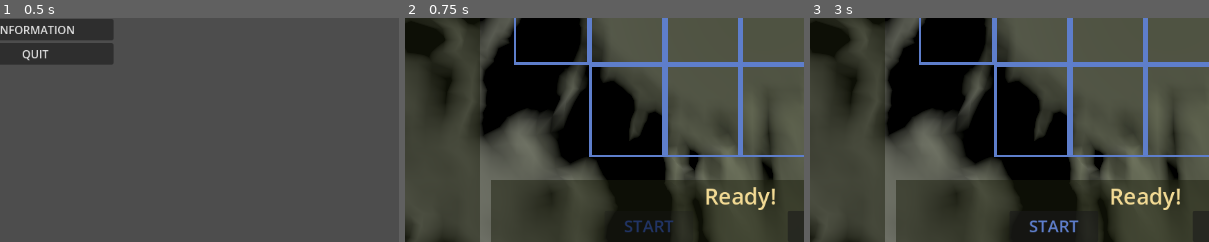
Above: before the commit, frames 1-3 (left to right).
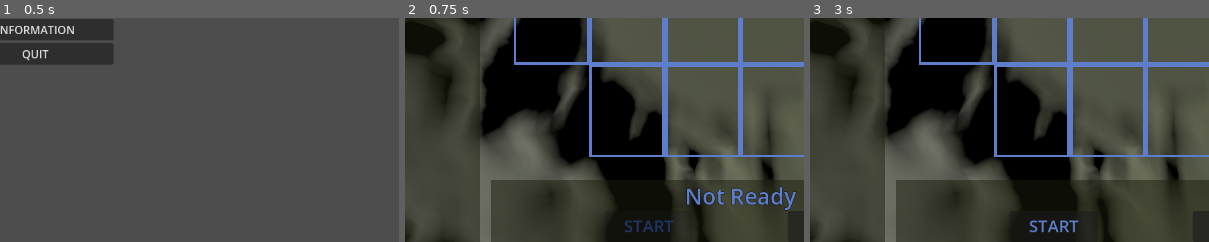
Above: after the commit, the same moments.

Repository: gshadows/Defence-of-Five
Game: Godot game, scene res://main.tscn
Two runs of this game, one before a commit and one after it. Both use one fixed random seed, a clock stepped at 60 frames per second and the inputs below.
Inputs (mouse positions are % of the whole screen's width and height, from its top left):
- Up to frame 1 (0.5 s): no input
- Up to frame 2 (0.75 s): click "START" at 0.5 s
- Up to frame 3 (3 s): click "Single Gun (5)" at 1.25 s; click "Single Gun (5)" at 2 s; click (36, 29) at 2.75 s
The pictures show only the part of the screen within x 8-58%, y 50-100%; the shares and areas given below are measured in that part.

Frame 1 is identical in both runs. In frame 2, 1.3% of the frame differs, in the area x 70-98%, y 75-87%; in frame 3, 0.7%.

Commit message:
Fix mission planner colors.

Diff:
--- a/maps/map-01.gd
+++ b/maps/map-01.gd
@@ -9,7 +9,7 @@
 	queue_free()
 
 func _on_top_view_planner_start(setup):
-	$TopViewPlanner.queue_free()
+	$MissionPlanner.queue_free()
 	$Sun.visible = true
 	_create_objects(setup)
 
--- /dev/null
+++ b/objects/mission_planner/blue_title.tres
@@ -0,0 +1,7 @@
+[gd_resource type="LabelSettings" format=3 uid="uid://35tvb8ujyaxw"]
+
+[resource]
+font_size = 32
+font_color = Color(0.368627, 0.494118, 0.796078, 1)
+outline_size = 2
+outline_color = Color(0, 0, 0, 1)
--- a/objects/mission_planner/mission_planner.tscn
+++ b/objects/mission_planner/mission_planner.tscn
@@ -1,26 +1,22 @@
-[gd_scene load_steps=8 format=3 uid="uid://dt08fx6a1pu5a"]
+[gd_scene load_steps=9 format=3 uid="uid://dt08fx6a1pu5a"]
 
 [ext_resource type="Script" path="res://objects/mission_planner/mission_planner.gd" id="1_81h8s"]
 [ext_resource type="Texture2D" uid="uid://cj87j7pmkn4on" path="res://sprites/turret_1.png" id="2_6bpic"]
+[ext_resource type="LabelSettings" uid="uid://bfpitniai4pn7" path="res://objects/mission_planner/yellow_title.tres" id="2_nnrrn"]
 [ext_resource type="Texture2D" uid="uid://cfhpoifxewrv" path="res://sprites/emi_gen.png" id="3_ifrdv"]
-
-[sub_resource type="LabelSettings" id="LabelSettings_uo52u"]
-font_size = 32
-font_color = Color(0.94902, 0.854902, 0.580392, 1)
+[ext_resource type="LabelSettings" uid="uid://35tvb8ujyaxw" path="res://objects/mission_planner/blue_title.tres" id="3_ors44"]
 
 [sub_resource type="LabelSettings" id="LabelSettings_mbylg"]
 font_size = 24
 font_color = Color(0.952941, 0.588235, 0.517647, 1)
 
-[sub_resource type="LabelSettings" id="LabelSettings_djehf"]
-font_size = 32
-font_color = Color(0.368627, 0.494118, 0.796078, 1)
-outline_size = 2
-outline_color = Color(0, 0, 0, 1)
-
 [sub_resource type="LabelSettings" id="LabelSettings_iqlgw"]
 font_size = 24
 font_color = Color(0.94902, 0.854902, 0.580392, 1)
+
+[sub_resource type="LabelSettings" id="LabelSettings_vdtdx"]
+font_size = 32
+font_color = Color(0.952941, 0.588235, 0.517647, 1)
 
 [node name="MissionPlanner" type="Node3D"]
 script = ExtResource("1_81h8s")
@@ -47,7 +43,7 @@
 grow_horizontal = 2
 grow_vertical = 2
 text = "PLAN_TITLE"
-label_settings = SubResource("LabelSettings_uo52u")
+label_settings = ExtResource("2_nnrrn")
 horizontal_alignment = 1
 
 [node name="Description" type="Label" parent="HeaderRect"]
@@ -467,7 +463,7 @@
 [node name="Header" type="Label" parent="WeaponsRect/WeaponsList"]
 layout_mode = 2
 text = "WEAPONS"
-label_settings = SubResource("LabelSettings_djehf")
+label_settings = ExtResource("3_ors44")
 horizontal_alignment = 1
 
 [node name="Turret1" type="Button" parent="WeaponsRect/WeaponsList"]
@@ -537,7 +533,7 @@
 [node name="HeaderClicks" type="Label" parent="StatsRect/StatsList"]
 layout_mode = 2
 text = "RESERVES"
-label_settings = SubResource("LabelSettings_djehf")
+label_settings = ExtResource("3_ors44")
 horizontal_alignment = 1
 
 [node name="ClicksContainer" type="HBoxContainer" parent="StatsRect/StatsList"]
@@ -559,7 +555,7 @@
 [node name="HeaderStats" type="Label" parent="StatsRect/StatsList"]
 layout_mode = 2
 text = "PLANSTATS"
-label_settings = SubResource("LabelSettings_djehf")
+label_settings = ExtResource("3_ors44")
 horizontal_alignment = 1
 
 [node name="Turr1sContainer" type="HBoxContainer" parent="StatsRect/StatsList"]
@@ -609,6 +605,18 @@
 
 [node name="FooterNotReady" type="Label" parent="FooterRect"]
 unique_name_in_owner = true
+layout_mode = 1
+anchors_preset = 15
+anchor_right = 1.0
+anchor_bottom = 1.0
+grow_horizontal = 2
+grow_vertical = 2
+text = "NOT_READY"
+label_settings = ExtResource("3_ors44")
+horizontal_alignment = 1
+
+[node name="FooterReady" type="Label" parent="FooterRect"]
+unique_name_in_owner = true
 visible = false
 layout_mode = 1
 anchors_preset = 15
@@ -616,20 +624,8 @@
 anchor_bottom = 1.0
 grow_horizontal = 2
 grow_vertical = 2
-text = "NOT_READY"
-label_settings = SubResource("LabelSettings_uo52u")
-horizontal_alignment = 1
-
-[node name="FooterReady" type="Label" parent="FooterRect"]
-unique_name_in_owner = true
-layout_mode = 1
-anchors_preset = 15
-anchor_right = 1.0
-anchor_bottom = 1.0
-grow_horizontal = 2
-grow_vertical = 2
 text = "READY"
-label_settings = SubResource("LabelSettings_uo52u")
+label_settings = ExtResource("2_nnrrn")
 horizontal_alignment = 1
 
 [node name="FooterGameOver" type="Label" parent="FooterRect"]
@@ -642,10 +638,10 @@
 grow_horizontal = 2
 grow_vertical = 2
 text = "GAME_OVER"
-label_settings = SubResource("LabelSettings_uo52u")
-horizontal_alignment = 1
-
-[node name="Description" type="HBoxContainer" parent="FooterRect"]
+label_settings = SubResource("LabelSettings_vdtdx")
+horizontal_alignment = 1
+
+[node name="ButtonsLine" type="HBoxContainer" parent="FooterRect"]
 layout_mode = 1
 anchors_preset = 15
 anchor_right = 1.0
@@ -655,7 +651,7 @@
 grow_vertical = 2
 alignment = 1
 
-[node name="ButStart" type="Button" parent="FooterRect/Description"]
+[node name="ButStart" type="Button" parent="FooterRect/ButtonsLine"]
 unique_name_in_owner = true
 custom_minimum_size = Vector2(128, 0)
 layout_mode = 2
@@ -665,11 +661,11 @@
 disabled = true
 text = "START"
 
-[node name="Separator" type="Control" parent="FooterRect/Description"]
+[node name="Separator" type="Control" parent="FooterRect/ButtonsLine"]
 custom_minimum_size = Vector2(128, 0)
 layout_mode = 2
 
-[node name="ButQuit" type="Button" parent="FooterRect/Description"]
+[node name="ButQuit" type="Button" parent="FooterRect/ButtonsLine"]
 unique_name_in_owner = true
 custom_minimum_size = Vector2(128, 0)
 layout_mode = 2
@@ -685,7 +681,7 @@
 [connection signal="pressed" from="WeaponsRect/WeaponsList/Turret1" to="." method="_on_turret_1_pressed"]
 [connection signal="mouse_entered" from="WeaponsRect/WeaponsList/EmiGenerator" to="." method="_play_hover"]
 [connection signal="pressed" from="WeaponsRect/WeaponsList/EmiGenerator" to="." method="_on_emi_generator_pressed"]
-[connection signal="mouse_entered" from="FooterRect/Description/ButStart" to="." method="_play_hover"]
-[connection signal="pressed" from="FooterRect/Description/ButStart" to="." method="_on_but_start_pressed"]
-[connection signal="mouse_entered" from="FooterRect/Description/ButQuit" to="." method="_play_hover"]
-[connection signal="pressed" from="FooterRect/Description/ButQuit" to="." method="_on_but_quit_pressed"]
+[connection signal="mouse_entered" from="FooterRect/ButtonsLine/ButStart" to="." method="_play_hover"]
+[connection signal="pressed" from="FooterRect/ButtonsLine/ButStart" to="." method="_on_but_start_pressed"]
+[connection signal="mouse_entered" from="FooterRect/ButtonsLine/ButQuit" to="." method="_play_hover"]
+[connection signal="pressed" from="FooterRect/ButtonsLine/ButQuit" to="." method="_on_but_quit_pressed"]
--- /dev/null
+++ b/objects/mission_planner/yellow_title.tres
@@ -0,0 +1,5 @@
+[gd_resource type="LabelSettings" format=3 uid="uid://bfpitniai4pn7"]
+
+[resource]
+font_size = 32
+font_color = Color(0.94902, 0.854902, 0.580392, 1)
